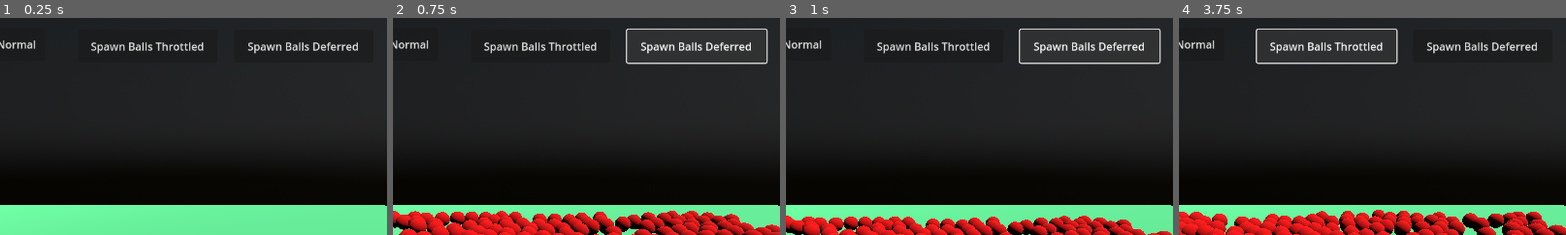
Above: before the commit, frames 1-4 (left to right).
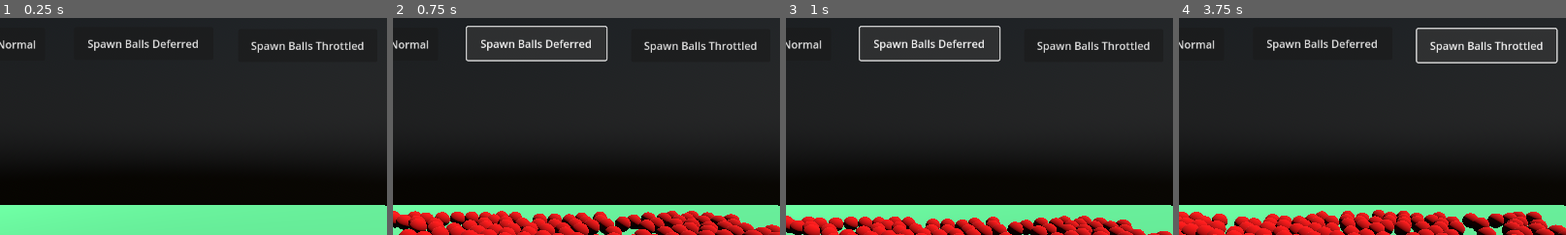
Above: after the commit, the same moments.

Repository: ImmersiveRPG/GodotCallThrottled
Game: Godot game, scene res://src/World/world.tscn
Two runs of this game, one before a commit and one after it. Both use one fixed random seed, a clock stepped at 60 frames per second and the inputs below.
Inputs:
- Up to frame 1 (0.25 s): no input
- Up to frame 2 (0.75 s): click "Spawn Balls Deferred" at 0.5 s
- Up to frame 3 (1 s): no input
- Up to frame 4 (3.75 s): click "Spawn Balls Normal" at 1.25 s; click "Spawn Balls Normal" at 2 s; click "Remove All Balls" at 2.75 s; click "Spawn Balls Throttled" at 3.5 s
The pictures show only the part of the screen within x 29-79%, y 2-52%; the shares and areas given below are measured in that part.

The runs differ from the first frame. In frame 1, 1.8% of the frame differs, in the area x 22-94%, y 9-17%; in frame 2, 3.2%; in frame 3, 3.2%; in frame 4, 3.3%, in the area x 19-98%, y 4-22%.

Commit message:
Added ball count to title bar

Diff:
--- a/project/src/World/world.gd
+++ b/project/src/World/world.gd
@@ -16,7 +16,8 @@
 
 func _on_fps_timer_timeout() -> void:
 	var fps := Engine.get_frames_per_second()
-	var title := "FPS: %s" % [fps]
+	var count := _ball_holder.get_child_count()
+	var title := "FPS: %s, Balls: %s" % [fps, count]
 	self.get_window().set_title(title)
 
 func _on_button_spawn_balls_pressed() -> void:
@@ -39,6 +40,23 @@
 	var used := after - before
 	print("Blocked for msecs: %s" % [used])
 
+func _on_button_spawn_balls_deferred_pressed() -> void:
+	var cb := func():
+		# Add ball
+		var ball := _ball_scene.instantiate()
+		_ball_holder.add_child(ball)
+
+		# Give ball random position around center
+		const r := 25.0
+		ball.transform.origin = Vector3(
+			randf_range(-r, r),
+			3.0,
+			randf_range(-r, r),
+		)
+
+	for n in 500:
+		cb.call_deferred()
+
 func _on_button_spawn_balls_throttled_pressed() -> void:
 	var cb := func():
 		# Add ball
@@ -57,23 +75,6 @@
 		Throttler.call_throttled(cb)
 
 
-func _on_button_spawn_balls_deferred_pressed() -> void:
-	var cb := func():
-		# Add ball
-		var ball := _ball_scene.instantiate()
-		_ball_holder.add_child(ball)
-
-		# Give ball random position around center
-		const r := 25.0
-		ball.transform.origin = Vector3(
-			randf_range(-r, r),
-			3.0,
-			randf_range(-r, r),
-		)
-
-	for n in 500:
-		cb.call_deferred()
-
 
 func _on_button_remove_all_balls_pressed() -> void:
 	for ball in _ball_holder.get_children():
--- a/project/src/World/world.tscn
+++ b/project/src/World/world.tscn
@@ -50,17 +50,17 @@
 text = "Spawn Balls Normal"
 
 [node name="ButtonSpawnBallsThrottled" type="Button" parent="."]
-offset_left = 452.0
-offset_top = 32.0
-offset_right = 659.0
-offset_bottom = 81.0
+offset_left = 690.0
+offset_top = 31.0
+offset_right = 897.0
+offset_bottom = 80.0
 text = "Spawn Balls Throttled"
 
 [node name="ButtonSpawnBallsDeferred" type="Button" parent="."]
-offset_left = 684.0
-offset_top = 32.0
-offset_right = 891.0
-offset_bottom = 81.0
+offset_left = 446.0
+offset_top = 28.0
+offset_right = 653.0
+offset_bottom = 77.0
 text = "Spawn Balls Deferred"
 
 [node name="StaticBody3D" type="StaticBody3D" parent="."]
